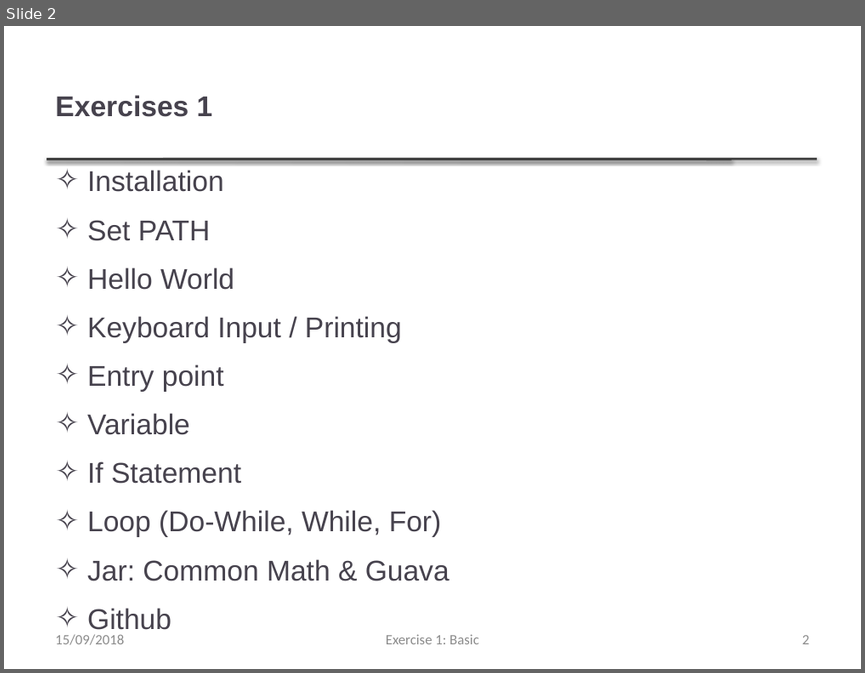
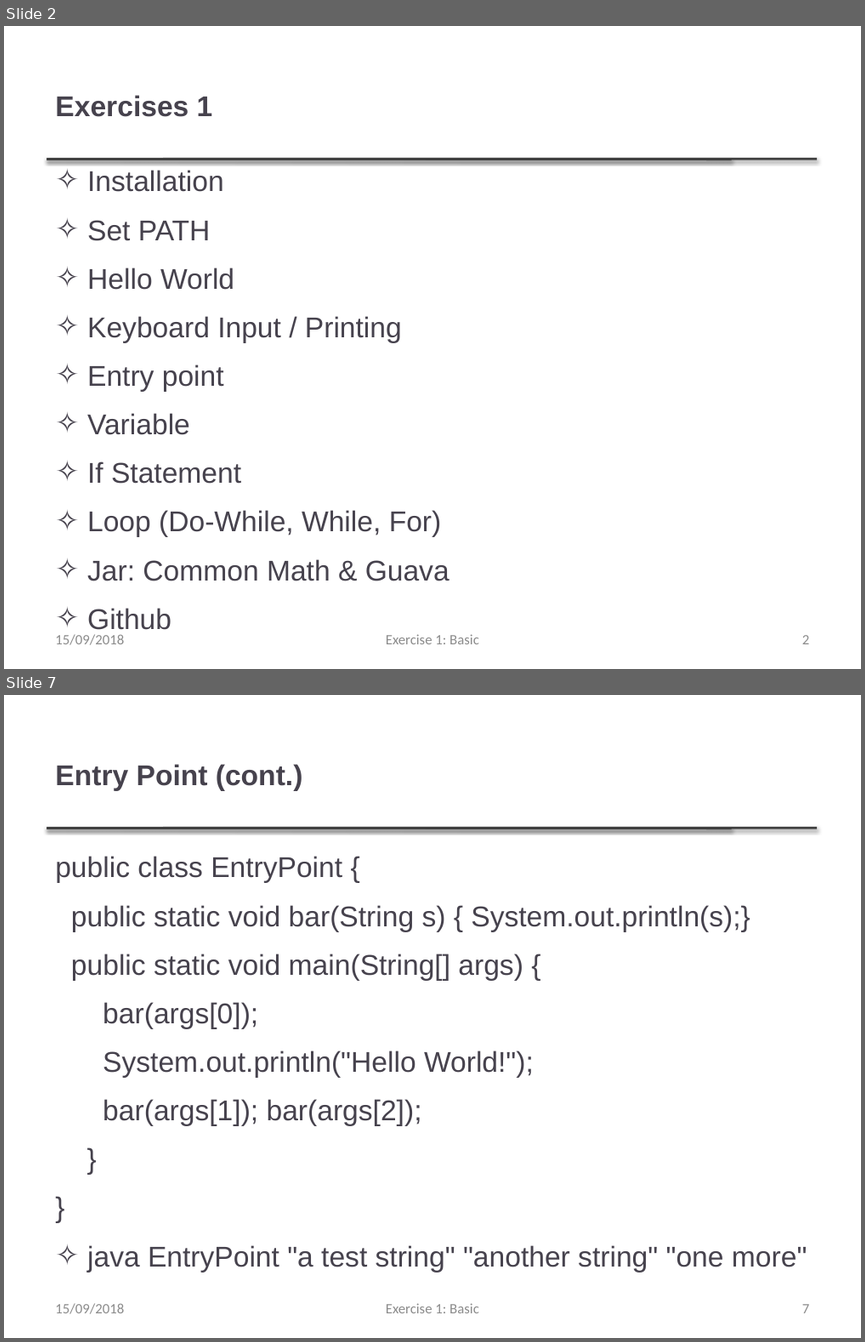
Before and after one commit to thanqminh/thanqminh.github.io, a slide deck: courses/oopjava/practice1.pptx. Shown one above the other, each under a label of ours: slide 2 before the commit, slides 2 and 7 after it; the slides between them are not shown. The pictures are 865x673 and 865x1342 pixels, drawn with LibreOffice and Linux fonts; fonts in the diff are those of the drawing. Boxes give left, top, right and bottom in pixels: in the first picture for what was removed or moved away, otherwise in the second. Text is boxed around its words. In the diff, an @@ line names an element or a change of style, - is before the commit and + after.

```diff
--- a/courses/oopjava/practice1.pptx
+++ b/courses/oopjava/practice1.pptx
@@ slide 7 added at [4,695,861,1338], background #FFFFFF; not listed: 2 template elements that a slide beside it also shows @@
@@ title added at [55,764,303,791], 24 pt, text #46424D, bold @@
+Entry Point (cont.)
@@ text added at [55,856,806,1272], 24 pt, text #46424D @@
+public class EntryPoint {
+public static void bar(String s) { System.out.println(s);}
+public static void main(String[] args) {
+bar(args[0]);
+System.out.println("Hello World!");
+bar(args[1]); bar(args[2]);
+}
+}
+✧ java EntryPoint "a test string" "another string" "one more"
@@ text added at [55,1303,124,1314], 12 pt, text #8C8C8C @@
+15/09/2018
@@ text added at [386,1303,479,1313], 12 pt, text #8C8C8C @@
+Exercise 1: Basic
@@ page number added at [802,1304,809,1313], 12 pt, text #8C8C8C @@
+7
```
Also in this commit, not shown: 7 other slides added.
